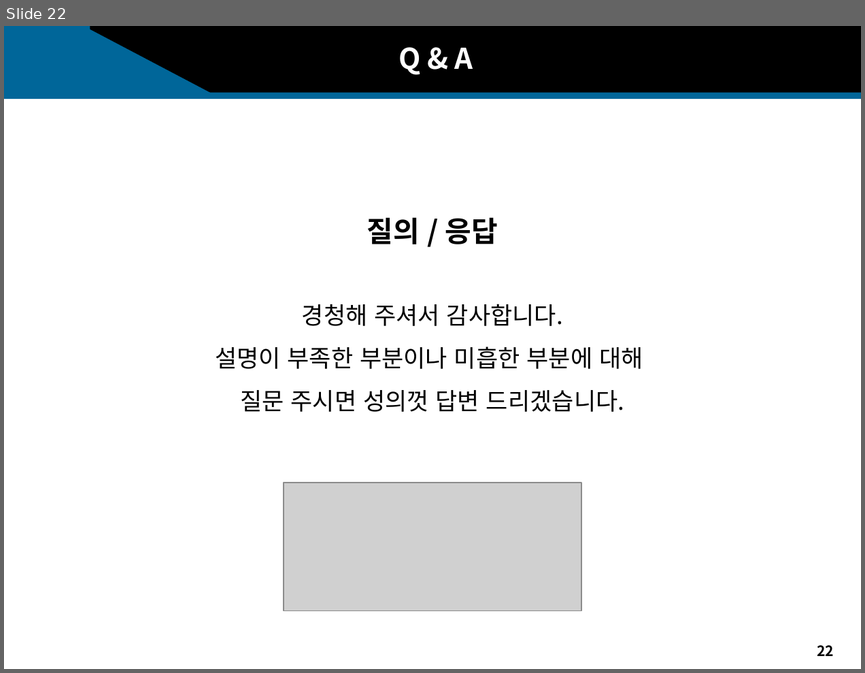
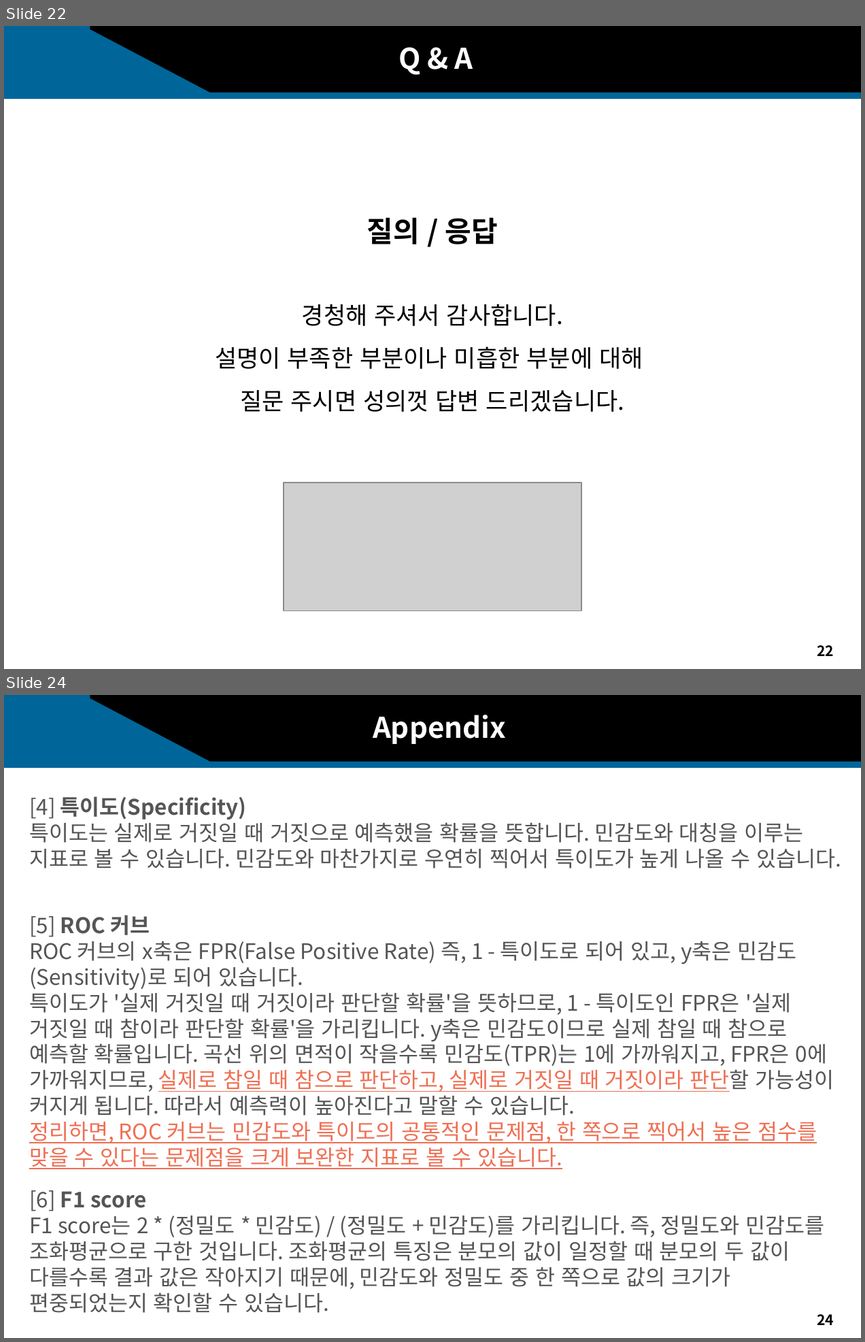
Before and after one commit to sakura09040904/Portfolio, a slide deck: 1. 1학년1학기/2. 머신러닝/과제/2-2. 공정데이터를 활용한 설비 오류 발생 예측 시스템_발표자료.pptx. Shown one above the other, each under a label of ours: slide 22 before the commit, slides 22 and 24 after it; the slides between them are not shown. The pictures are 865x673 and 865x1342 pixels, drawn with LibreOffice and Linux fonts; fonts in the diff are those of the drawing; grey boxes stand for pictures; background and template pictures are left out. Boxes give left, top, right and bottom in pixels: in the first picture for what was removed or moved away, otherwise in the second. Text is boxed around its words. In the diff, an @@ line names an element or a change of style, - is before the commit and + after.

```diff
--- a/1. 1학년1학기/2. 머신러닝/과제/2-2. 공정데이터를 활용한 설비 오류 발생 예측 시스템_발표자료.pptx
+++ b/1. 1학년1학기/2. 머신러닝/과제/2-2. 공정데이터를 활용한 설비 오류 발생 예측 시스템_발표자료.pptx
@@ slide 24 added at (x1=4, y1=695, x2=861, y2=1338), background #FFFFFF; not listed: 5 template elements that a slide beside it also shows @@
@@ text added at (x1=373, y1=715, x2=506, y2=744), 24 pt, text #FFFFFF, bold @@
+Appendix
@@ text added at (x1=29, y1=796, x2=841, y2=868), 18 pt, text #555555 @@
+[4] 특이도(Specificity)
+특이도는 실제로 거짓일 때 거짓으로 예측했을 확률을 뜻합니다. 민감도와 대칭을 이루는 지표로 볼 수 있습니다. 민감도와 마찬가지로 우연히 찍어서 특이도가 높게 나올 수 있습니다.
@@ text added at (x1=29, y1=915, x2=834, y2=1169), 18 pt, text #555555 @@
+[5] ROC 커브
+ROC 커브의 x축은 FPR(False Positive Rate) 즉, 1 - 특이도로 되어 있고, y축은 민감도(Sensitivity)로 되어 있습니다.
+특이도가 '실제 거짓일 때 거짓이라 판단할 확률'을 뜻하므로, 1 - 특이도인 FPR은 '실제 거짓일 때 참이라 판단할 확률'을 가리킵니다. y축은 민감도이므로 실제 참일 때 참으로 예측할 확률입니다. 곡선 위의 면적이 작을수록 민감도(TPR)는 1에 가까워지고, FPR은 0에 가까워지므로, 실제로 참일 때 참으로 판단하고, 실제로 거짓일 때 거짓이라 판단할 가능성이 커지게 됩니다. 따라서 예측력이 높아진다고 말할 수 있습니다.
+정리하면, ROC 커브는 민감도와 특이도의 공통적인 문제점, 한 쪽으로 찍어서 높은 점수를 맞을 수 있다는 문제점을 크게 보완한 지표로 볼 수 있습니다.
@@ text added at (x1=29, y1=1190, x2=825, y2=1312), 18 pt, text #555555 @@
+[6] F1 score
+F1 score는 2 * (정밀도 * 민감도) / (정밀도 + 민감도)를 가리킵니다. 즉, 정밀도와 민감도를 조화평균으로 구한 것입니다. 조화평균의 특징은 분모의 값이 일정할 때 분모의 두 값이 다를수록 결과 값은 작아지기 때문에, 민감도와 정밀도 중 한 쪽으로 값의 크기가 편중되었는지 확인할 수 있습니다.
```
Also in this commit, not shown: 2 slides changed, 1 other slide added, 7 other files.
